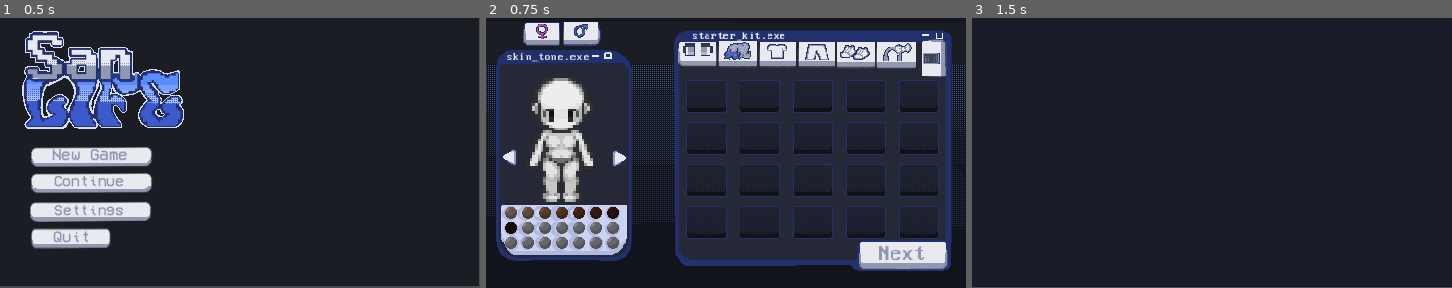
Above: before the commit, frames 1-3 (left to right).
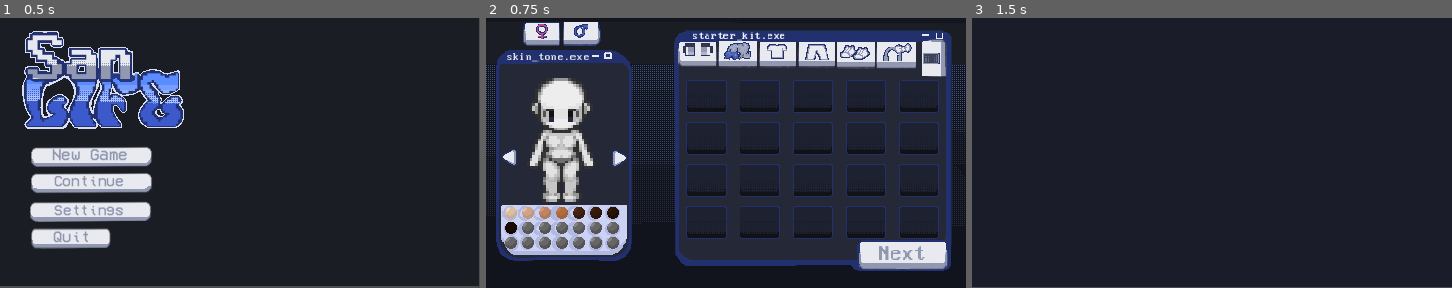
Above: after the commit, the same moments.

Repository: darkdoll4/SanLife
Game: Godot game, scene res://scenes/main_menu.tscn
Two runs of this game, one before a commit and one after it. Both use one fixed random seed, a clock stepped at 60 frames per second and the inputs below.
Inputs (mouse positions are in pixels of both pictures, inside the frame that each line leads up to):
- Up to frame 1 (0.5 s): no input
- Up to frame 2 (0.75 s): click (577, 158) at 0.5 s
- Up to frame 3 (1.5 s): click (1389, 255) at 1.25 s

Frame 1 is identical in both runs. In frame 2, 0.4% of the frame differs, in the area x 3-18%, y 70-75%; in frame 3, nothing differs.

Commit message:
replaced lighter swatche options with lighter swatch circles

Diff:
--- a/san-life/scenes/character_creator.tscn
+++ b/san-life/scenes/character_creator.tscn
@@ -31,6 +31,7 @@
 [ext_resource type="Texture2D" uid="uid://ba25we8ow7u20" path="res://assets/char creator/buttons, tabs/left arrow turn.png" id="27_7lds4"]
 [ext_resource type="Texture2D" uid="uid://ok3hv7gp1ufq" path="res://assets/char creator/buttons, tabs/left arrow turn select_hover.png" id="28_hx0hx"]
 [ext_resource type="Texture2D" uid="uid://dn2vtg45o2lck" path="res://assets/char creator/buttons, tabs/skin tones circle - all.png" id="29_1uaso"]
+[ext_resource type="Texture2D" uid="uid://f2xdwlmuxmlw" path="res://assets/char creator/buttons, tabs/light swatch.png" id="31_axsho"]
 
 [node name="CharacterCreator" type="Control" unique_id=2112353210]
 layout_mode = 3
@@ -356,19 +357,19 @@
 
 [node name="skintone" type="TextureButton" parent="skintoneSwatches" unique_id=208593467]
 layout_mode = 2
-texture_normal = ExtResource("29_1uaso")
+texture_normal = ExtResource("31_axsho")
 
 [node name="skintone2" type="TextureButton" parent="skintoneSwatches" unique_id=1081978606]
 layout_mode = 2
-texture_normal = ExtResource("29_1uaso")
+texture_normal = ExtResource("31_axsho")
 
 [node name="skintone3" type="TextureButton" parent="skintoneSwatches" unique_id=1425011350]
 layout_mode = 2
-texture_normal = ExtResource("29_1uaso")
+texture_normal = ExtResource("31_axsho")
 
 [node name="skintone4" type="TextureButton" parent="skintoneSwatches" unique_id=734800913]
 layout_mode = 2
-texture_normal = ExtResource("29_1uaso")
+texture_normal = ExtResource("31_axsho")
 
 [node name="skintone5" type="TextureButton" parent="skintoneSwatches" unique_id=1619583315]
 layout_mode = 2
Binary file added: san-life/assets/char creator/buttons, tabs/light swatch.png
Not shown, added: san-life/assets/char creator/buttons, tabs/light swatch.png.import
